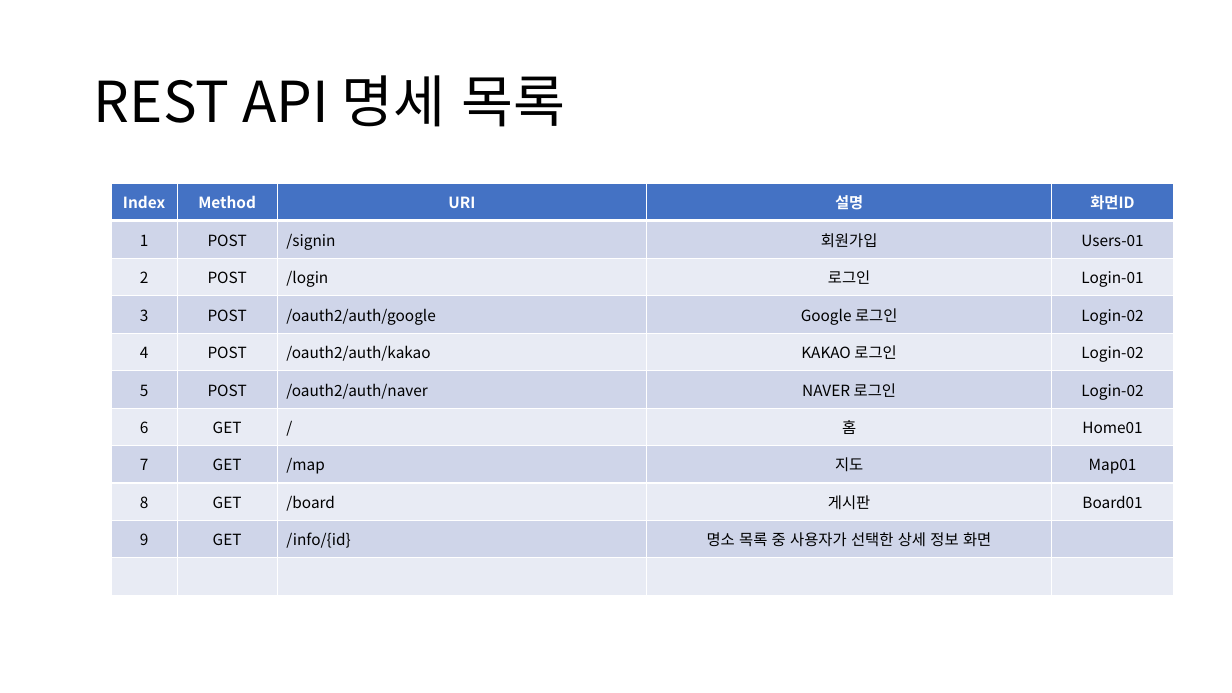
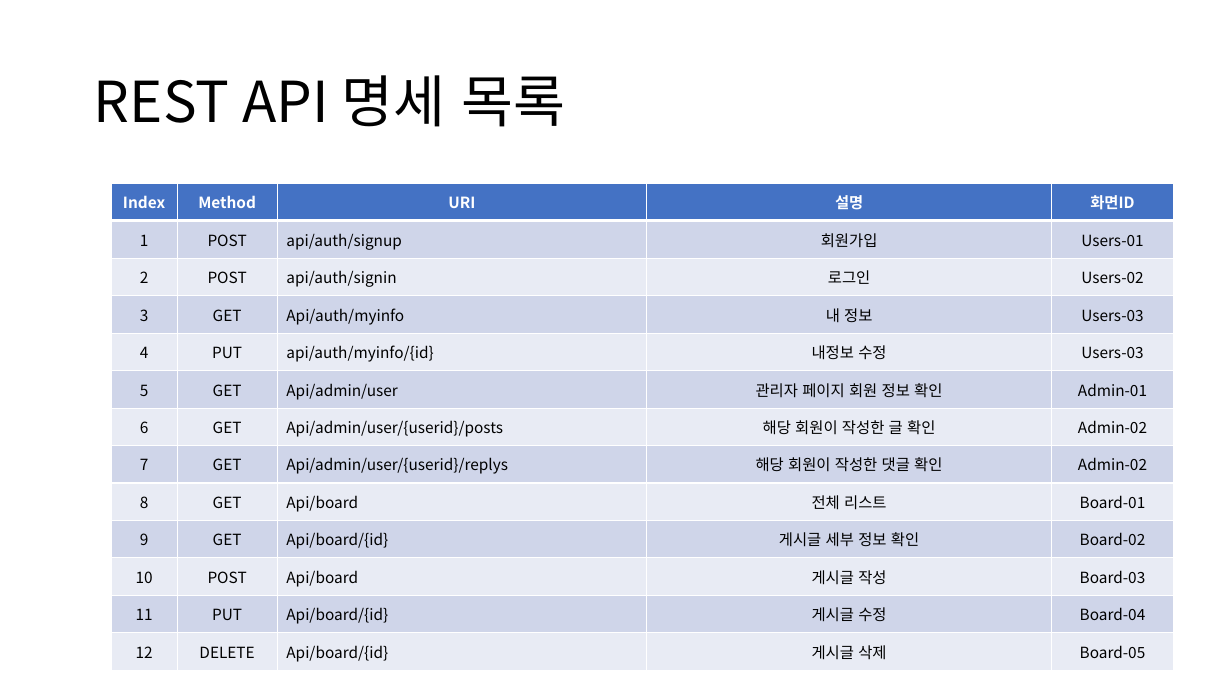
Before and after one commit to hahahahohohoho/mini_project, a slide deck: slide 21 of 빅데이터프로젝트계획서 (1).pptx (slide 10 before the commit). Drawn at 1232x693 pixels with LibreOffice and Linux fonts; fonts in the diff are those of the drawing. Boxes give left, top, right and bottom in pixels: in the first picture for what was removed or moved away, otherwise in the second. Text is boxed around its words. In the diff, an @@ line names an element or a change of style, - is before the commit and + after.

```diff
--- a/빅데이터프로젝트계획서 (1).pptx
+++ b/빅데이터프로젝트계획서 (1).pptx
@@ table at [111,183,1174,670] @@
-row 2: 1 | POST | /signin | 회원가입 | Users-01
-row 3: 2 | POST | /login | 로그인 | Login-01
-row 4: 3 | POST | /oauth2/auth/google | Google 로그인 | Login-02
-row 5: 4 | POST | /oauth2/auth/kakao | KAKAO 로그인 | Login-02
-row 6: 5 | POST | /oauth2/auth/naver | NAVER 로그인 | Login-02
-row 7: 6 | GET | / | 홈 | Home01
-row 8: 7 | GET | /map | 지도 | Map01
-row 9: 8 | GET | /board | 게시판 | Board01
-row 10: 9 | GET | /info/{id} | 명소 목록 중 사용자가 선택한 상세 정보 화면 | 
-row 11:  |  |  |  | 
+row 2: 1 | POST | api/auth/signup | 회원가입 | Users-01
+row 3: 2 | POST | api/auth/signin | 로그인 | Users-02
+row 4: 3 | GET | Api/auth/myinfo | 내 정보 | Users-03
+row 5: 4 | PUT | api/auth/myinfo/{id} | 내정보 수정 | Users-03
+row 6: 5 | GET | Api/admin/user | 관리자 페이지 회원 정보 확인 | Admin-01
+row 7: 6 | GET | Api/admin/user/{userid}/posts | 해당 회원이 작성한 글 확인 | Admin-02
+row 8: 7 | GET | Api/admin/user/{userid}/replys | 해당 회원이 작성한 댓글 확인 | Admin-02
+row 9: 8 | GET | Api/board | 전체 리스트 | Board-01
+row 10: 9 | GET | Api/board/{id} | 게시글 세부 정보 확인 | Board-02
+row 11: 10 | POST | Api/board | 게시글 작성 | Board-03
+row 12: 11 | PUT | Api/board/{id} | 게시글 수정 | Board-04
+row 13: 12 | DELETE | Api/board/{id} | 게시글 삭제 | Board-05
```
Also in this commit, not shown: 4 other slides changed, 13 slides added, 1 slide removed, 20 other files.
